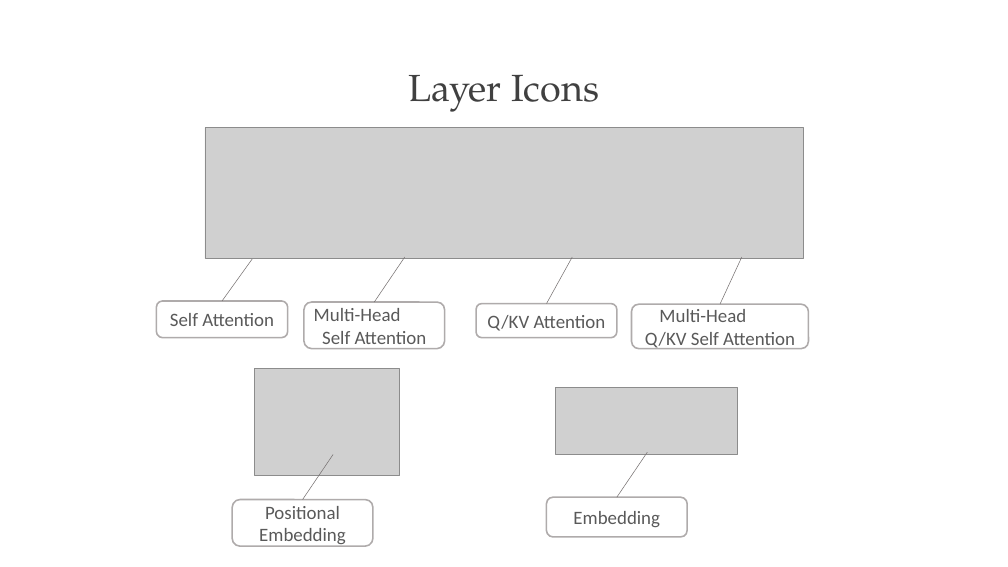
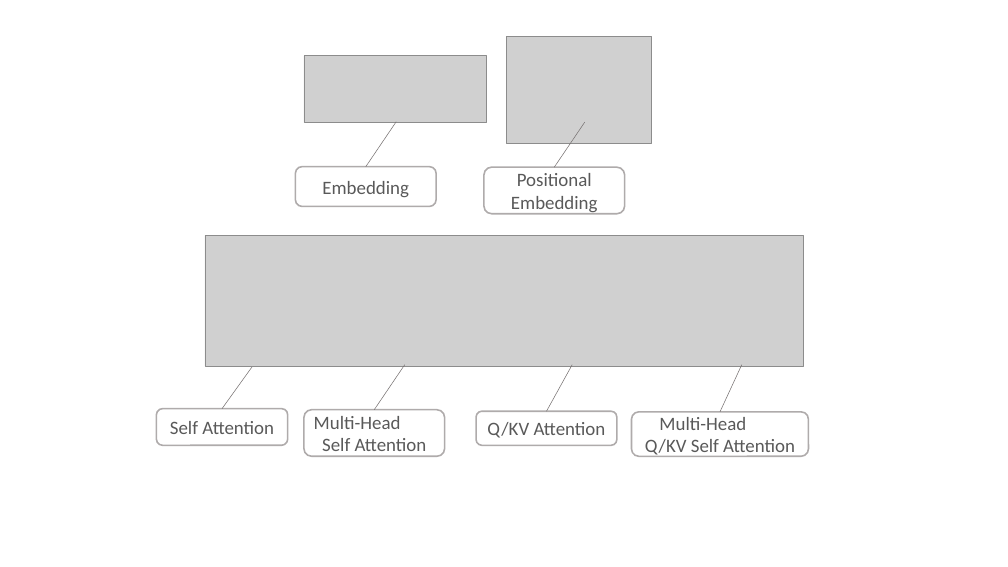
Before and after one commit to PracticumAI/transformers, a slide deck: slide 21 of presentations/02_transformers_attention.pptx. Drawn at 1008x567 pixels with LibreOffice and Linux fonts; fonts in the diff are those of the drawing; grey boxes stand for pictures. Boxes give left, top, right and bottom in pixels: in the first picture for what was removed or moved away, otherwise in the second. Text is boxed around its words. In the diff, an @@ line names an element or a change of style, - is before the commit and + after.

```diff
--- a/presentations/02_transformers_attention.pptx
+++ b/presentations/02_transformers_attention.pptx
@@ picture: place and size @@
-picture at [255, 369, 400, 476]
+picture at [507, 36, 652, 144]
@@ text removed at [409, 75, 599, 112] @@
-Layer Icons
@@ 1 picture, 1 rounded rectangle, 1 line: place and size @@
-1 picture, 1 rounded rectangle, 1 line at [547, 388, 738, 538]
+1 picture, 1 rounded rectangle, 1 line at [296, 56, 487, 206]
@@ line moved from (302, 500) - (333, 454) to (554, 167) - (585, 123) @@
@@ rounded rectangle "Positional Embedding": place and size @@
-rounded rectangle "Positional Embedding" at [232, 500, 373, 547]
+rounded rectangle "Positional Embedding" at [484, 167, 625, 214]
@@ 4 lines, 1 picture, 1 rounded rectangle: place and size @@
-4 lines, 1 picture, 1 rounded rectangle at [205, 128, 803, 338]
+4 lines, 1 picture, 1 rounded rectangle at [205, 235, 803, 445]
@@ 3 rounded rectangles: place and size @@
-3 rounded rectangles at [157, 301, 808, 349]
+3 rounded rectangles at [157, 409, 808, 457]
```
Also in this commit, not shown: 3 slides added, 3 slides removed.
